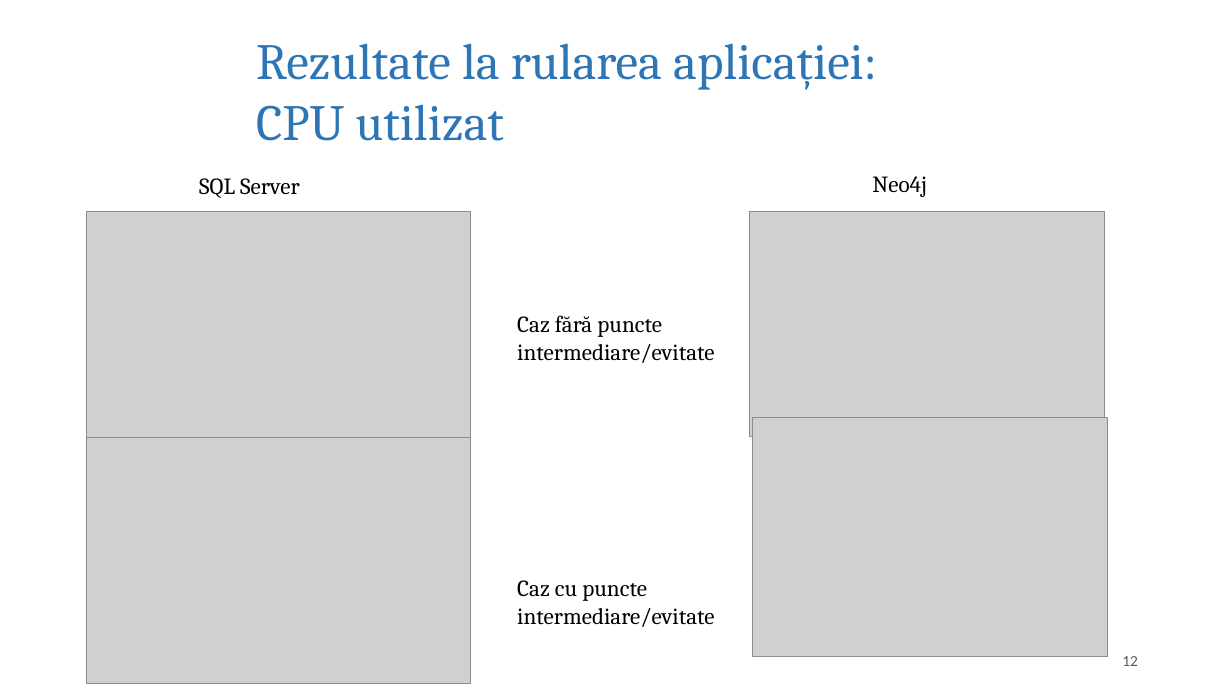
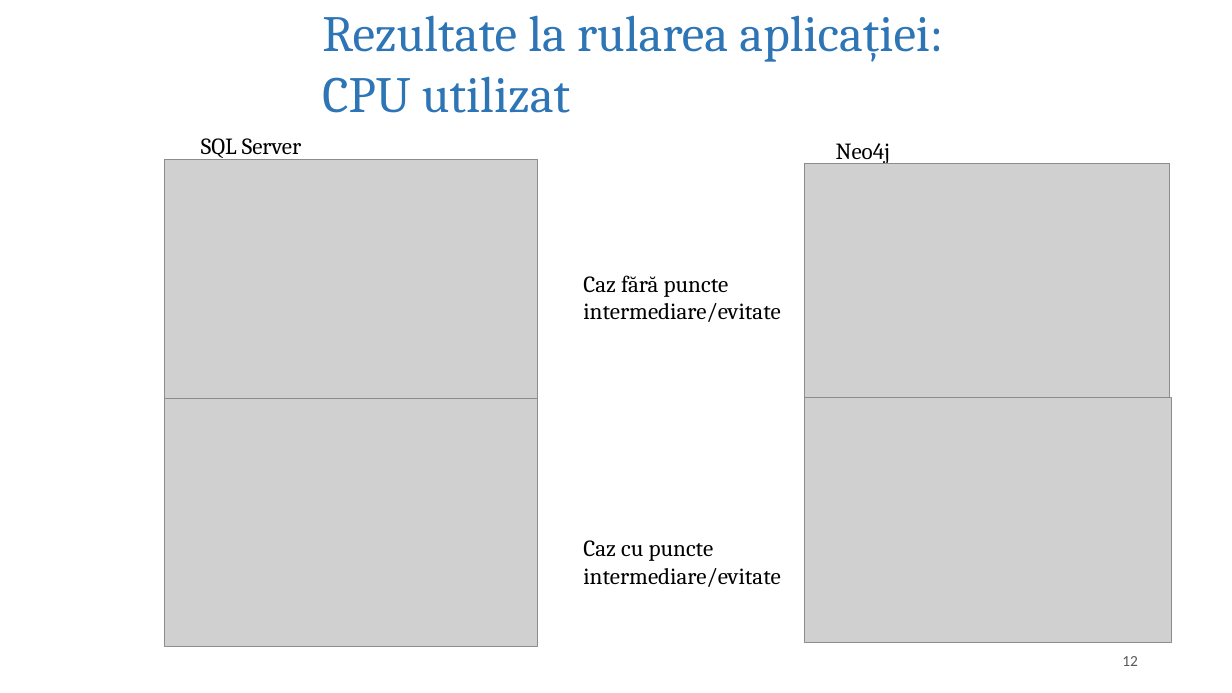
Before and after one commit to Elena-Lupu/GraphVsRDBMS_ArticleProject, a slide deck: slide 12 of Prezentare_LupuElena.pptx. Drawn at 1232x693 pixels with LibreOffice and Linux fonts; fonts in the diff are those of the drawing; grey boxes stand for pictures; background and template pictures are left out. Boxes give left, top, right and bottom in pixels: in the first picture for what was removed or moved away, otherwise in the second. Text is boxed around its words. In the diff, an @@ line names an element or a change of style, - is before the commit and + after.

```diff
--- a/Prezentare_LupuElena.pptx
+++ b/Prezentare_LupuElena.pptx
@@ title "Rezultate la rularea aplicației: CPU ...": place and size @@
-title "Rezultate la rularea aplicației: CPU ..." at [256,43,877,141]
+title "Rezultate la rularea aplicației: CPU ..." at [322,15,943,113]
@@ text "SQL Server": place and size @@
-text "SQL Server" at [199,178,300,198]
+text "SQL Server" at [201,138,302,158]
@@ text "Neo4j": place and size @@
-text "Neo4j" at [872,176,927,197]
+text "Neo4j" at [836,143,891,164]
@@ picture: place and size @@
-picture at [87,212,470,468]
+picture at [165,160,538,407]
@@ picture: place and size @@
-picture at [750,212,1105,437]
+picture at [805,164,1170,416]
@@ text "Caz fără puncte": place and size @@
-text "Caz fără puncte" at [517,315,714,363]
+text "Caz fără puncte" at [583,275,780,322]
@@ picture: place and size @@
-picture at [87,437,470,684]
+picture at [165,398,538,647]
@@ picture: place and size @@
-picture at [752,418,1107,657]
+picture at [805,397,1171,642]
@@ text "Caz cu puncte": place and size @@
-text "Caz cu puncte" at [517,580,714,627]
+text "Caz cu puncte" at [583,540,780,587]
```
Also in this commit, not shown: 12 other slides changed, 1 other file.
